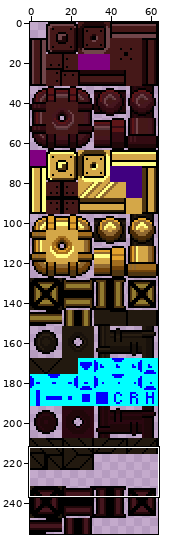
Sprite sheet: src/assets/level-tiles.png. Above, an overview of the earlier version with the close-up marked.
Close-up. The starting point:
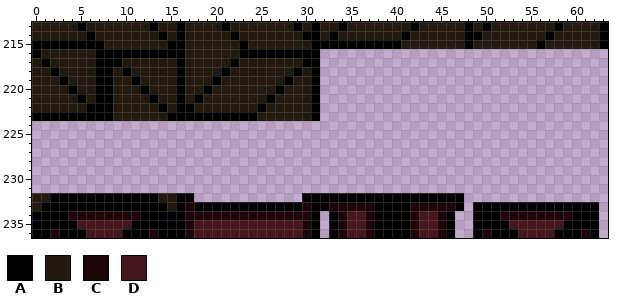
The file is 64x256 pixels. Colours within 5 levels of each other are drawn and written as one. Shown: x 0..63, y 213..236.
Palette (. is transparent): A #000000  B #22190f  C #1f0709  D #45161e
Pixels before, first column x 0:
213 BBBBBABBBBBBBABBABBBBABBBBBBBABABBABBBBBBBABBBBBABABBBBBBBABBBBA
214 BBBBBBABBBBBBBABABBBBBABBBBBBBAABABBBBBBBABBBBBBAABBBBBBBABBBBBA
215 AAAAAAAABBBBBBBAABBBBBBABBBBBBBAAAAAAAAAABBBBBBBABBBBBBBABBBBBBA
216 ABBBBBBAAAAAAAAAABBBBBBAAAAAAAAA................................
217 BABBBBBAAABBBBBBABBBBBABBBBBBBAA................................
218 BBABBBBAABABBBBBABBBBABBBBBBBABA................................
219 BBBABBBAABBABBBBABBBABBBBBBBABBA................................
220 BBBBABBAABBBABBBABBABBBBBBBABBBA................................
221 BBBBBABAABBBBABBABABBBBBBBABBBBA................................
222 BBBBBBAAABBBBBABAABBBBBBBABBBBBA................................
223 AAAAAAAAABBBBBBAAAAAAAAAABBBBBBA................................
224 ................................................................
225 ................................................................
226 ................................................................
227 ................................................................
228 ................................................................
229 ................................................................
230 ................................................................
231 ................................................................
232 BBAAAAAAAAAAAABBAA............AAAAAAAAAAAAAAAAAA................
233 BAAAAAAAAAAAAAABACAAAAAAAAAAAACAACCCCCAAAACCCCCA.AAAAAAAAAAAAAA.
234 AAAACCCCCCCCAAAAACCCCCCCCCCCCCCA.ACDDCAAAACDDCA..AAACCCCCCCCAAA.
235 AAAAADDDDDDAAAAAACDDDDDDDDDDDDCA.ACDDCAAAACDDCA..AAAADDDDDDAAAA.
236 AACAAADDDDAAACAAACDDDDDDDDDDDDCA.ACDDCAAAACDDCA..ACAAADDDDAAACA.
The result:
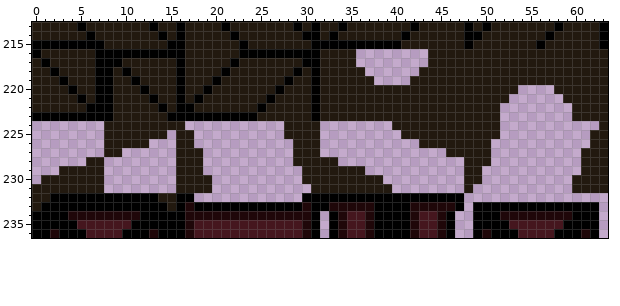
Changes in this commit:
{"y":216,"x":32,"old":"....","new":"BBBB"}
{"y":216,"x":44,"old":"....................","new":"BBBBBBBBBBBBBBBBBBBB"}
{"y":217,"x":32,"old":"....","new":"BBBB"}
{"y":217,"x":44,"old":"....................","new":"BBBBBBBBBBBBBBBBBBBB"}
{"y":218,"x":32,"old":".....","new":"BBBBB"}
{"y":218,"x":43,"old":".....................","new":"BBBBBBBBBBBBBBBBBBBBB"}
{"y":219,"x":32,"old":"......","new":"BBBBBB"}
{"y":219,"x":42,"old":"......................","new":"BBBBBBBBBBBBBBBBBBBBBB"}
{"y":220,"x":32,"old":"......................","new":"BBBBBBBBBBBBBBBBBBBBBB"}
{"y":220,"x":58,"old":"......","new":"BBBBBB"}
{"y":221,"x":32,"old":".....................","new":"BBBBBBBBBBBBBBBBBBBBB"}
{"y":221,"x":59,"old":".....","new":"BBBBB"}
{"y":222,"x":32,"old":"....................","new":"BBBBBBBBBBBBBBBBBBBB"}
{"y":222,"x":60,"old":"....","new":"BBBB"}
{"y":223,"x":32,"old":"....................","new":"BBBBBBBBBBBBBBBBBBBB"}
{"y":223,"x":60,"old":"....","new":"BBBB"}
{"y":224,"x":8,"old":".........","new":"BBBBBBBBB"}
{"y":224,"x":28,"old":"....","new":"BBBB"}
{"y":224,"x":40,"old":"............","new":"BBBBBBBBBBBB"}
{"y":224,"x":63,"old":".","new":"B"}
{"y":225,"x":8,"old":".......","new":"BBBBBBB"}
{"y":225,"x":16,"old":"..","new":"BB"}
{"y":225,"x":28,"old":"....","new":"BBBB"}
{"y":225,"x":41,"old":"...........","new":"BBBBBBBBBBB"}
{"y":225,"x":62,"old":"..","new":"BB"}
{"y":226,"x":8,"old":".....","new":"BBBBB"}
{"y":226,"x":16,"old":"..","new":"BB"}
{"y":226,"x":29,"old":"...","new":"BBB"}
{"y":226,"x":43,"old":"........","new":"BBBBBBBB"}
{"y":226,"x":62,"old":"..","new":"BB"}
{"y":227,"x":8,"old":"..","new":"BB"}
{"y":227,"x":16,"old":"...","new":"BBB"}
{"y":227,"x":29,"old":"...","new":"BBB"}
{"y":227,"x":46,"old":".....","new":"BBBBB"}
{"y":227,"x":61,"old":"...","new":"BBB"}
{"y":228,"x":6,"old":"..","new":"BB"}
{"y":228,"x":16,"old":"...","new":"BBB"}
{"y":228,"x":29,"old":".....","new":"BBBBB"}
{"y":228,"x":48,"old":"...","new":"BBB"}
{"y":228,"x":61,"old":"...","new":"BBB"}
{"y":229,"x":3,"old":".....","new":"BBBBB"}
{"y":229,"x":16,"old":"...","new":"BBB"}
{"y":229,"x":30,"old":".......","new":"BBBBBBB"}
{"y":229,"x":48,"old":"..","new":"BB"}
{"y":229,"x":61,"old":"...","new":"BBB"}
{"y":230,"x":1,"old":".......","new":"BBBBBBB"}
{"y":230,"x":16,"old":"....","new":"BBBB"}
{"y":230,"x":30,"old":".........","new":"BBBBBBBBB"}
{"y":230,"x":48,"old":"..","new":"BB"}
{"y":230,"x":60,"old":"....","new":"BBBB"}
{"y":231,"x":0,"old":"........","new":"BBBBBBBB"}
{"y":231,"x":16,"old":"....","new":"BBBB"}
{"y":231,"x":31,"old":".........","new":"BBBBBBBBB"}
{"y":231,"x":48,"old":".","new":"B"}
{"y":231,"x":60,"old":"....","new":"BBBB"}
{"label":"added","picture_box":[284,49,608,193]}
{"label":"added","picture_box":[32,121,212,193]}
